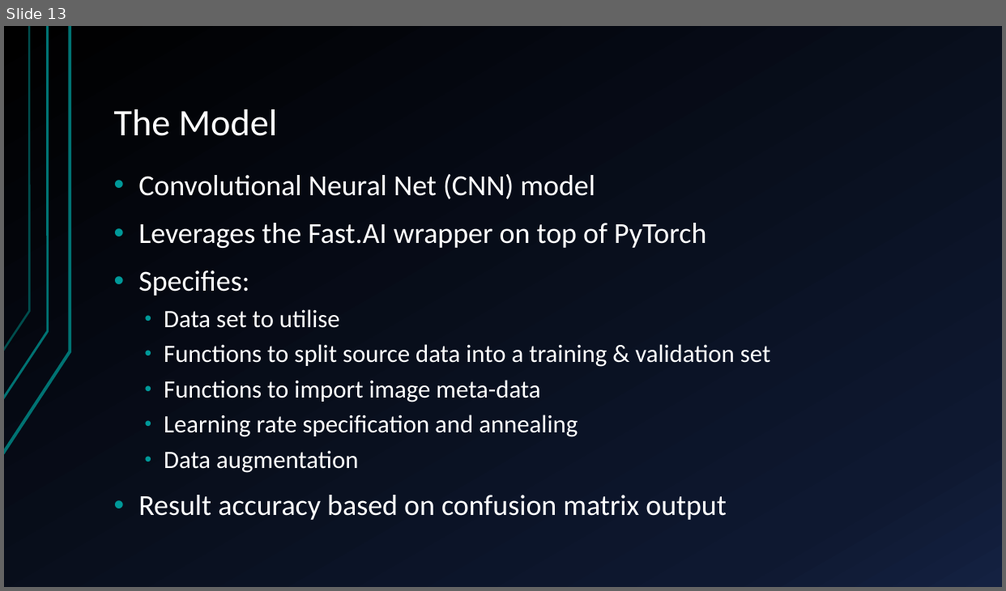
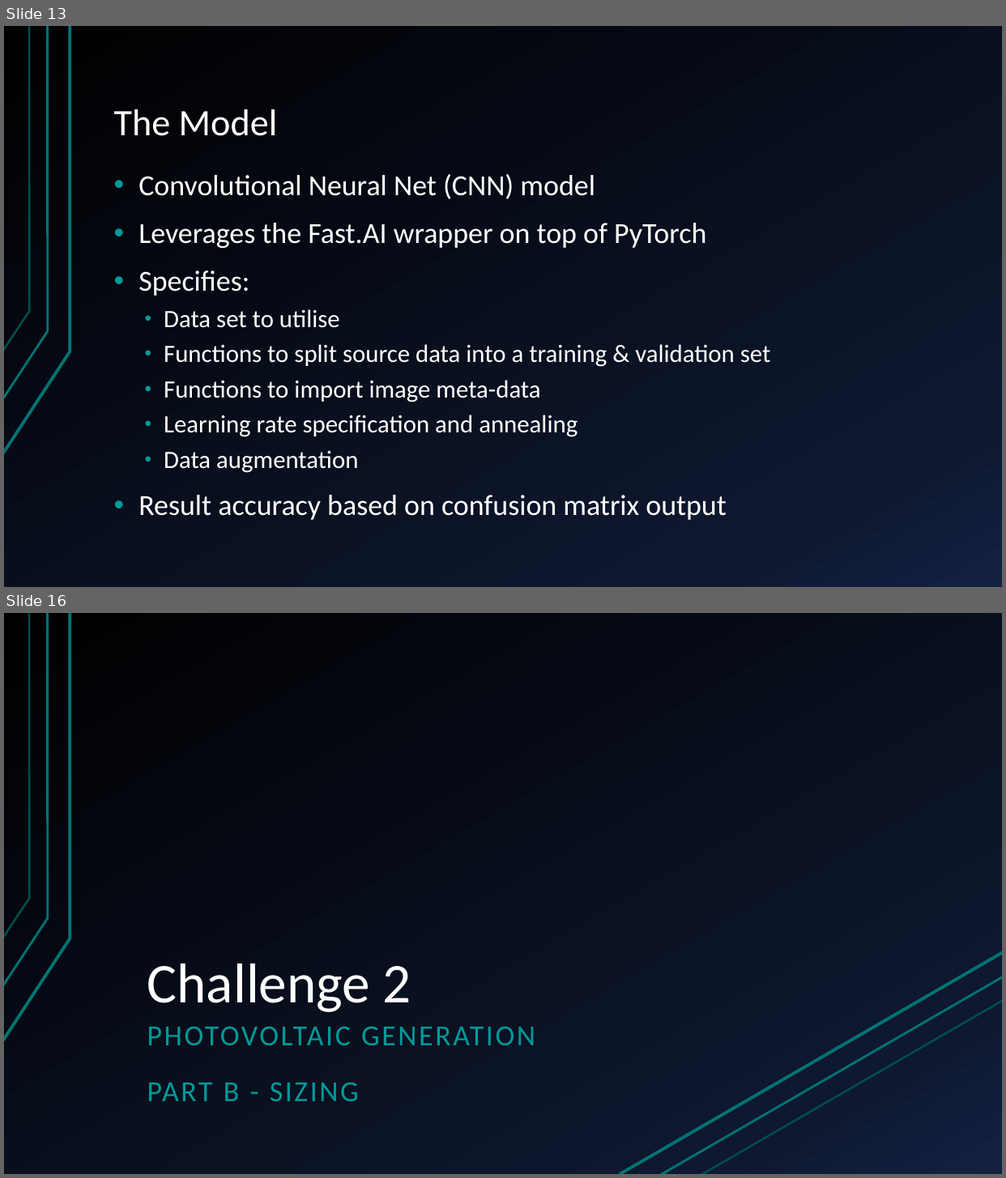
Before and after one commit to sofiary/teamunicornn, a slide deck: Western Power Hack-a-Gig Presentation.pptx. Shown one above the other, each under a label of ours: slide 13 before the commit, slides 13 and 16 after it; the slides between them are not shown. The pictures are 1006x591 and 1006x1178 pixels, drawn with LibreOffice and Linux fonts; fonts in the diff are those of the drawing. Boxes give left, top, right and bottom in pixels: in the first picture for what was removed or moved away, otherwise in the second. Text is boxed around its words. In the diff, an @@ line names an element or a change of style, - is before the commit and + after.

```diff
--- a/Western Power Hack-a-Gig Presentation.pptx
+++ b/Western Power Hack-a-Gig Presentation.pptx
@@ slide 16 added at (4,613,1002,1174), background gradient #000000 to #0F1931 to #142242; not listed: 3 template elements that a slide beside it also shows @@
@@ line added from (620, 1174) to (1002, 952), #007373 3 pt @@
@@ title added at (147,964,411,1012), 54 pt, text #FFFFFF @@
+Challenge 2
@@ line added from (659, 1174) to (1002, 977), #007373 2.25 pt @@
@@ line added from (701, 1174) to (1002, 1001), #007373 2 pt @@
@@ text added at (147,1027,535,1101), 28 pt, text #009999 @@
+PHOTOVOLTAIC GENERATION
+PART B - SIZING
```
Also in this commit, not shown: 3 slides changed, 4 other slides added, 1 slide removed.
